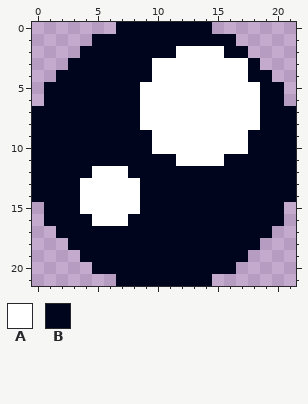
Two states of a pixel-art sprite, NPCs/KrackoEyePupil.png. Above, as it was before the edit.
The file is 44x44 pixels, drawn in blocks of 2x2; one block is one cell here.
Palette (. is transparent): A #ffffff  B #00051e
Pixels before, first column x 0:
 0 .......BBBBBBBB.......
 1 .....BBBBBBBBBBBB.....
 2 ....BBBBBBBBAAAABB....
 3 ...BBBBBBBAAAAAAAAB...
 4 ..BBBBBBBBAAAAAAAABB..
 5 .BBBBBBBBAAAAAAAAAABB.
 6 .BBBBBBBBAAAAAAAAAABB.
 7 BBBBBBBBBAAAAAAAAAABBB
 8 BBBBBBBBBAAAAAAAAAABBB
 9 BBBBBBBBBBAAAAAAAABBBB
10 BBBBBBBBBBAAAAAAAABBBB
11 BBBBBBBBBBBBAAAABBBBBB
12 BBBBBAAABBBBBBBBBBBBBB
13 BBBBAAAAABBBBBBBBBBBBB
14 BBBBAAAAABBBBBBBBBBBBB
15 .BBBAAAAABBBBBBBBBBBB.
16 .BBBBAAABBBBBBBBBBBBB.
17 ..BBBBBBBBBBBBBBBBBB..
18 ...BBBBBBBBBBBBBBBB...
19 ....BBBBBBBBBBBBBB....
20 .....BBBBBBBBBBBB.....
21 .......BBBBBBBB.......
Once edited:
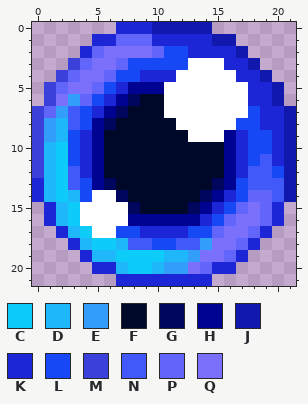
Colours new in this view: C #0dccfa  D #1db7fa  E #329efa  F #00082a  G #00055e  H #000392  J #1018ae  K #1d26d7  L #1748f6  M #3c40db  N #4259f9  P #6165fa  Q #7a70fc
Difference:
Changed rows in their new state; - is an unchanged pixel.
first column x 0:
 0 -------KKKJJJJJ-------
 1 -----KKPPPKKKKKJJ-----
 2 ----KPQQQQPLLKKKKJ----
 3 ---MPQQPLLLLL---KKJ---
 4 --MPQQPLLKKK-----KKJ--
 5 -MPQQPLKHHH-------KKJ-
 6 -MQEPLKHGFF-------KKJ-
 7 MPENLKHGFFF-------LKKJ
 8 MEDNLHGFFFFF-----LLKKJ
 9 MEDLKHFFFFFFF---HKLLKJ
10 MDCLKHFFFFFFFFFFHKLLKJ
11 MDCLKHFFFFFFFFFFHKLNKJ
12 MDCNKHFFFFFFFFFFHKNNLJ
13 KDCNLHGFFFFFFFFGHLNNNJ
14 KDCDL--GFFFFFFGHKLPPNJ
15 -KDC----GFFFFGHKLPQPK-
16 -KDCA---HHHHHHKLPQQPK-
17 --KDCAALLKKKKLLPQQPK--
18 ---KDCCDNNLLNNEQQPK---
19 ----KDDCCCCDDEQQPK----
20 -----KKDCCDEEQPKK-----
21 -------KKKKKKKK-------
Changed places in both pictures, as pixel boxes (x1, y1, x2, y2):
changed: (32, 22, 296, 286)
